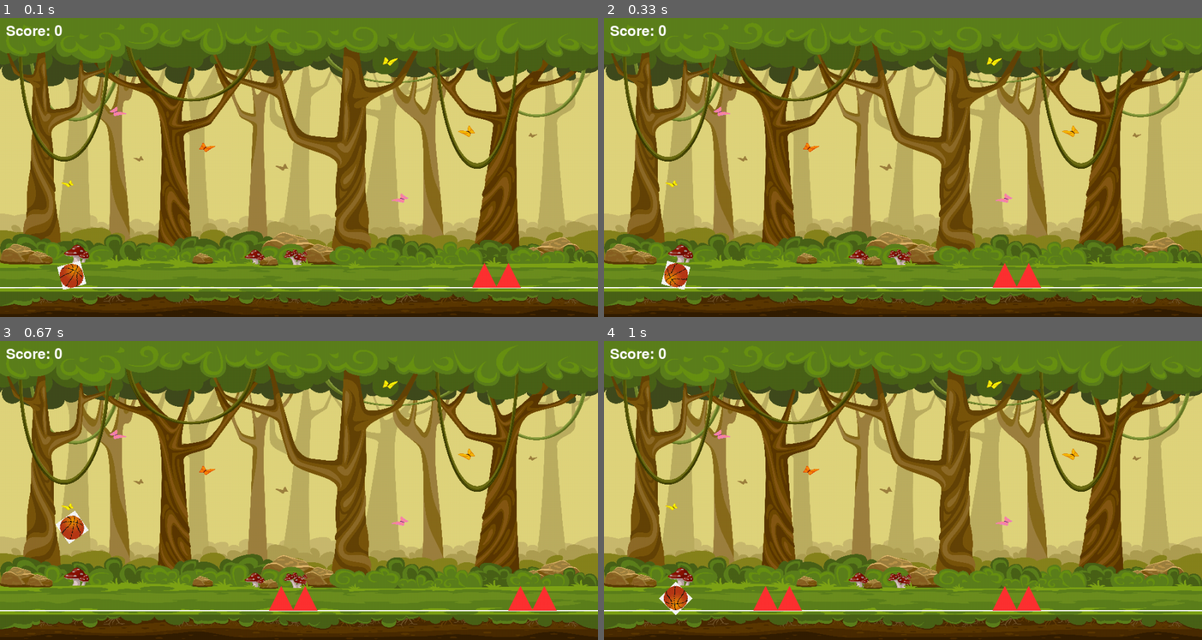
Above: before the commit, frames 1-4 (two rows, left to right).
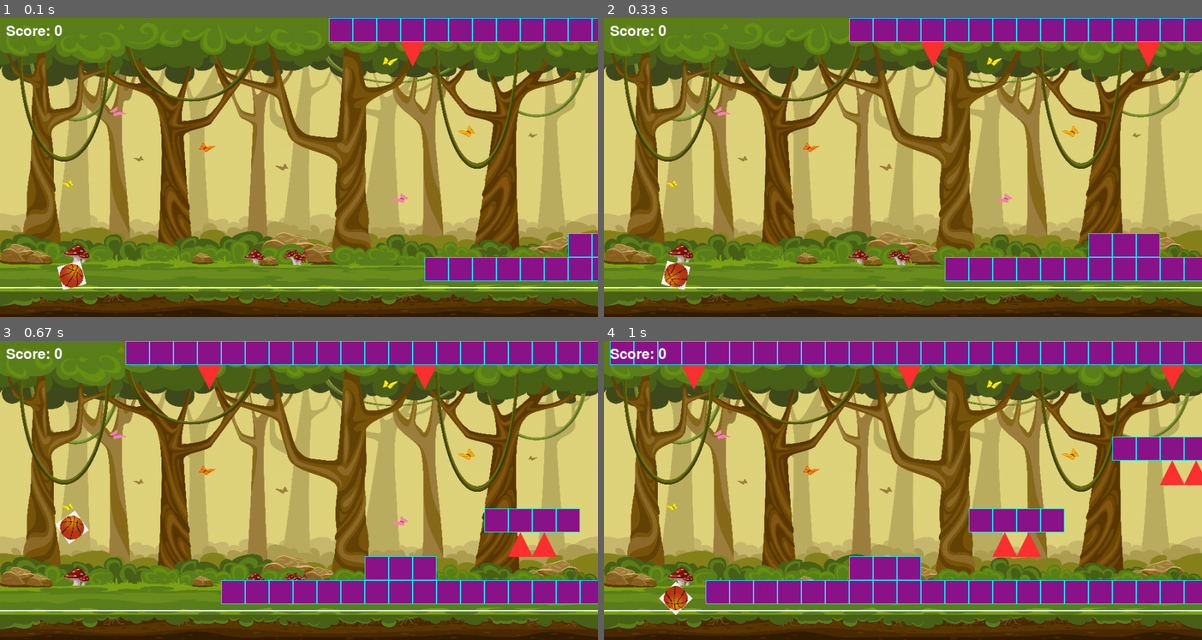
Above: after the commit, the same moments.

Repository: DanilaChubarov/Praktika
Game: pygame game, started from main.py
The game is run twice, just before and just after one commit, with the same random seed, the same clock (stepped at 60 frames per second) and the same inputs.
Inputs (mouse positions are in pixels of both pictures, inside the frame that each line leads up to):
- Up to frame 1 (0.1 s): no input
- Up to frame 2 (0.33 s): no input
- Up to frame 3 (0.67 s): click (299, 490) at 0.38 s
- Up to frame 4 (1 s): no input

The runs differ from the first frame. In frame 1, 6.7% of the frame differs, in the area x 55-100%, y 0-91%; in frame 2, 9.6%; in frame 3, 15%; in frame 4, 19%, in the area x 1-100%, y 0-91%.

Commit message:
blocks and

Diff:
--- a/level1.py
+++ b/level1.py
@@ -2,7 +2,19 @@
 from settings import SCREEN_HEIGHT, SCREEN_WIDTH
 class LevelOne:
     def __init__(self):
-        self.map = "      XX        XX          XX      X     X    X   XXXXXX   X"
+        self.map = [
+            "PPPPPPPPPPPPPPPPPPPPPPPPPPPPPPPPPPPPPPPPPPPPPPPPPPPPPPPPPPPPPPPPPPP", # Потолок
+            "   M        M          M                 M       MMMMM             ", # Шипы на потолке
+            "                                                                   ",
+            "                                                                   ",
+            "                     PPPPPP          PPPPPP                        ", # Верхний ярус платформ
+            "                       XX              XX                          ", # Шипы НА платформах
+            "                                                                   ",
+            "               PPPP                                                ", # Нижний ярус платформ
+            "                XX                                                 ",
+            "          PPP                                                      ",
+            "    PPPPPPPPPPPPPPPPPPPPPPPPPPPPPPPPPPPPPPPPPPPPPPPPPPPPPPPPPPPP   "  # Шипы на основном полу
+        ]
         self.bg_image = pygame.image.load("41524.jpg").convert()
         self.bg_image = pygame.transform.scale(self.bg_image, (SCREEN_WIDTH, SCREEN_HEIGHT))
     def getMap():
--- a/levels_reader.py
+++ b/levels_reader.py
@@ -1,53 +1,109 @@
 import pygame
-import random
 from settings import SCREEN_WIDTH, RED
 
 class LevelReader:
     def __init__(self, lvl, floor_y):
         self.floor_y = floor_y
-        # Уровень сам хранит и контролирует свои препятствия
-        self.obstacles = [SCREEN_WIDTH, SCREEN_WIDTH + 400]
         self.score = 0
-        self.obstacles = []  # Изначально список пустой, заполним его из карты
 
-        # Настройки из переданного класса уровня
+        self.obstacles = []       # Список Rect для обычных шипов
+        self.ceil_obstacles = []  # Список Rect для перевернутых шипов
+        self.platforms = []       # Список Rect для блоков
+
         self.bg_image = pygame.transform.scale(lvl.bg_image, (SCREEN_WIDTH, self.floor_y + 50))
 
-        # Читаем текстовую карту
-        BLOCK_SIZE = 40      # Ширина одного шипа
-        START_OFFSET = 600   # Отступ от игрока на старте (чтобы успеть среагировать)
+        BLOCK_SIZE = 40
+        START_OFFSET = 600
 
-        for index, char in enumerate(lvl.map):
-            if char == "X":
-                # Рассчитываем точную X-координату для каждого шипа
-                x_position = START_OFFSET + (index * BLOCK_SIZE)
-                self.obstacles.append(x_position)
+        # Читаем всю сетку карты
+        for row_index, row in enumerate(lvl.map):
+            for col_index, char in enumerate(row):
+                x = START_OFFSET + (col_index * BLOCK_SIZE)
+                # Вычисляем Y сверху вниз: верх экрана — это row_index = 0
+                y = row_index * BLOCK_SIZE
+
+                if char == "P":
+                    self.platforms.append(pygame.Rect(x, y, BLOCK_SIZE, BLOCK_SIZE))
+                elif char == "X":
+                    self.obstacles.append(pygame.Rect(x, y, BLOCK_SIZE, BLOCK_SIZE))
+                elif char == "M":
+                    self.ceil_obstacles.append(pygame.Rect(x, y, BLOCK_SIZE, BLOCK_SIZE))
 
     def update(self, game_speed):
-        """Двигает шипы влево и спавнит новые"""
-        new_obstacles = []
-        for obs_x in self.obstacles:
-            obs_x -= game_speed
-            if obs_x > -40:
-                new_obstacles.append(obs_x)
-            else:
-                self.score += 1
+        """Двигает абсолютно все типы объектов влево"""
+        # Движение обычных шипов
+        for spike in self.obstacles:
+            spike.x -= game_speed
+        self.obstacles = [s for s in self.obstacles if s.right > 0]
 
-        self.obstacles = new_obstacles
+        # Движение перевернутых шипов
+        for c_spike in self.ceil_obstacles:
+            c_spike.x -= game_speed
+        self.ceil_obstacles = [s for s in self.ceil_obstacles if s.right > 0]
 
-    def check_collisions(self, player_rect):
-        """Проверяет столкновение игрока с любым шипом на уровне"""
-        for obs_x in self.obstacles:
-            spike_rect = pygame.Rect(obs_x, self.floor_y - 40, 40, 40)
-            if player_rect.colliderect(spike_rect):
+        # Движение платформ
+        for plat in self.platforms:
+            plat.x -= game_speed
+        self.platforms = [p for p in self.platforms if p.right > 0]
+
+    def check_collisions(self, player_rect, player, game_speed):
+        """Проверяет столкновения со всеми объектами на разной высоте"""
+
+        # 1. Смерть от обычных шипов
+        for spike in self.obstacles:
+            if player_rect.colliderect(spike):
                 return True
+
+        # 2. Смерть от перевернутых шипов (потолочных)
+        for c_spike in self.ceil_obstacles:
+            if player_rect.colliderect(c_spike):
+                return True
+
+        # 3. Физика платформ (Приземление сверху)
+        player.on_platform = False
+
+        for plat in self.platforms:
+            if player_rect.colliderect(plat):
+                # Если шарик летит вниз или стоит
+                if player.vel_y >= 0:
+                    # Проверяем, была ли нижняя точка шара выше платформы в прошлом кадре
+                    if (player_rect.bottom - player.vel_y) <= plat.top + 5:
+                        player.y = plat.top - player.size  # Ставим строго на крышу
+                        player.vel_y = 0
+                        player.is_jumping = False
+                        player.on_platform = True
+                        # Обновляем хитбокс игрока под новую безопасную координату Y
+                        player_rect.y = player.y
+
+        # 4. Проверка на удар боком (Смерть от стены)
+        # Проверяем ТОЛЬКО те блоки, на которых мы сейчас НЕ стоим
+        for plat in self.platforms:
+            if player_rect.colliderect(plat) and not player.on_platform:
+                # Если правый край шара заехал за левый край платформы
+                if player_rect.right > plat.left and player_rect.left < plat.left:
+                    # И мы находимся на уровне стены, а не пролетаем над ней
+                    if player_rect.bottom > plat.top + 5:
+                        return True # Честная смерть от удара в стену
+
         return False
 
+
     def draw(self, screen):
-        """Рисует пол и шипы текущего уровня"""
-        # Линия пола
+        """Отрисовка всех объектов на своих персональных высотах"""
+        # Линия основного пола
         pygame.draw.line(screen, (255, 255, 255), (0, self.floor_y), (SCREEN_WIDTH, self.floor_y), 2)
-        # Все активные шипы
-        for obs_x in self.obstacles:
-            points = [(obs_x, self.floor_y), (obs_x + 20, self.floor_y - 40), (obs_x + 40, self.floor_y)]
+
+        # 1. Рисуем блоки платформ
+        for plat in self.platforms:
+            pygame.draw.rect(screen, (140, 20, 140), plat) # Сделаем фиолетовыми, как на скрине
+            pygame.draw.rect(screen, (0, 255, 255), plat, 1) # Голубая рамка
+
+        # 2. Рисуем правильные шипы (треугольник острием вверх)
+        for spike in self.obstacles:
+            points = [(spike.left, spike.bottom), (spike.centerx, spike.top), (spike.right, spike.bottom)]
             pygame.draw.polygon(screen, RED, points)
+
+        # 3. Рисуем перевернутые шипы (треугольник острием ВНИЗ)
+        for c_spike in self.ceil_obstacles:
+            points = [(c_spike.left, c_spike.top), (c_spike.centerx, c_spike.bottom), (c_spike.right, c_spike.top)]
+            pygame.draw.polygon(screen, RED, points)
--- a/main.py
+++ b/main.py
@@ -20,7 +20,7 @@
 
 # Создаем объекты персонажа и менеджера уровней
 player = Player(x=100, floor_y=floor_y)
-level = LevelReader(lvl, floor_y=floor_y)  # Класс сам создаст шипы внутри себя!
+level = LevelReader(lvl,  floor_y=floor_y)  # Класс сам создаст шипы внутри себя!
 
 # Главный цикл игры
 running = True
@@ -45,7 +45,7 @@
 
     # 3. Проверка коллизий через класс уровня
     player_rect = player.get_rect()
-    if level.check_collisions(player_rect):
+    if level.check_collisions(player_rect, player, game_speed):
         print(f"Game Over! Final Score: {level.score}")
         running = False  # Столкнулись с шипом -> проиграли
 
--- a/player.py
+++ b/player.py
@@ -47,4 +47,4 @@
         screen.blit(rotated_ball, rect.topleft)
 
     def get_rect(self):
-        return pygame.Rect(self.x, self.y, self.size, self.size)
+        return pygame.Rect(self.x + 6 , self.y+6, self.size-12, self.size-12)
